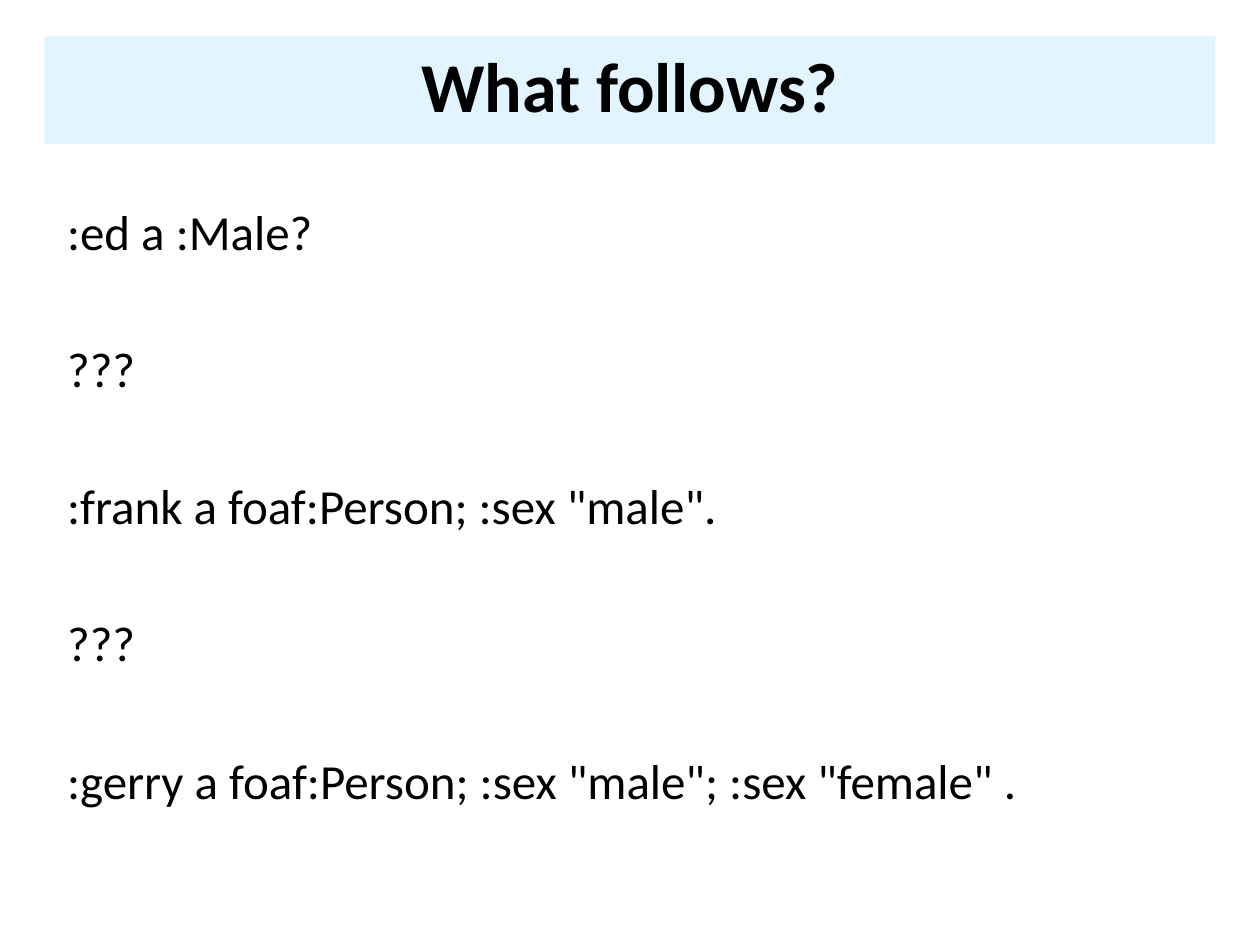
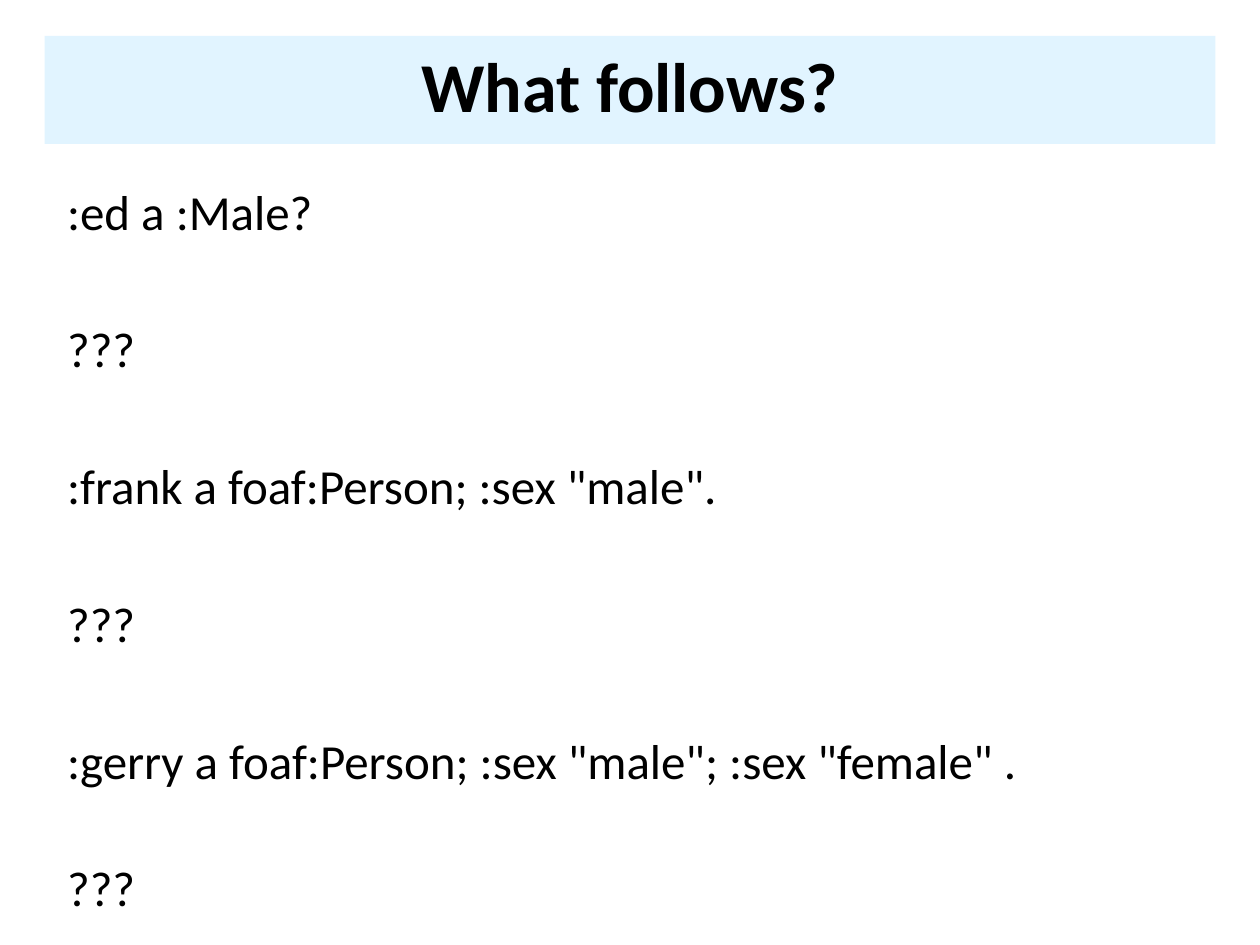
Before and after one commit to UMBC-CMSC-491-691-F19-Knowledge-Graphs/class_material, a slide deck: slide 50 of notes/07_owl/07OWL.pptx (slide 59 before the commit). Drawn at 1260x945 pixels with LibreOffice and Linux fonts; fonts in the diff are those of the drawing. Boxes give left, top, right and bottom in pixels: in the first picture for what was removed or moved away, otherwise in the second. Text is boxed around its words. In the diff, an @@ line names an element or a change of style, - is before the commit and + after.

```diff
--- a/notes/07_owl/07OWL.pptx
+++ b/notes/07_owl/07OWL.pptx
@@ text at (x1=67, y1=196, x2=992, y2=788): paragraph added @@
+???
@@ text ":ed a :Male?" moved from (x1=67, y1=216, x2=992, y2=808) to (x1=67, y1=196, x2=992, y2=788) @@
```
Also in this commit, not shown: 19 other slides changed, 12 slides removed, 24 other files.
